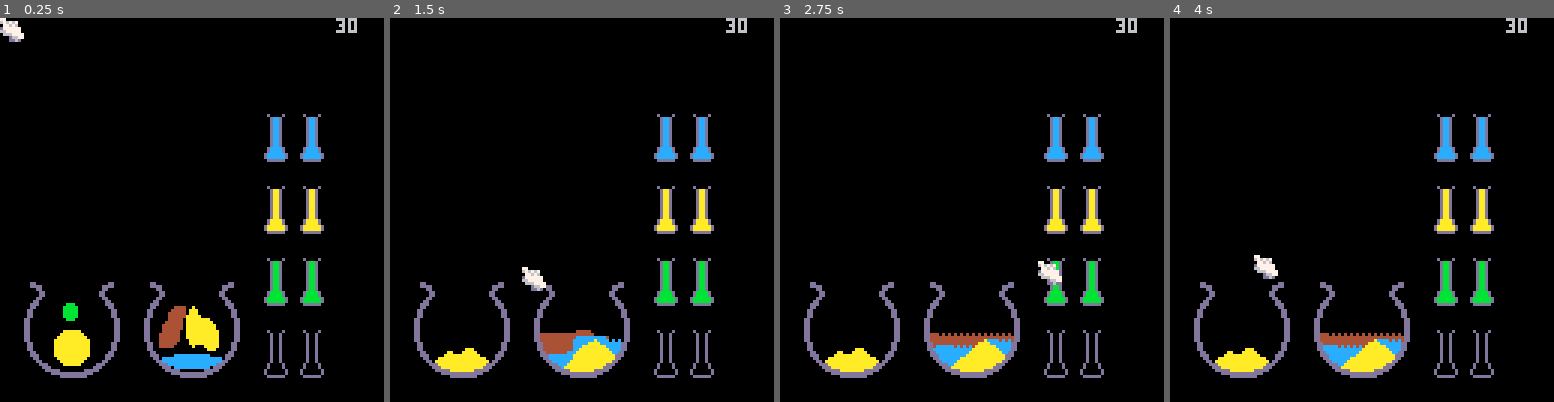
Above: before the commit, frames 1-4 (left to right).
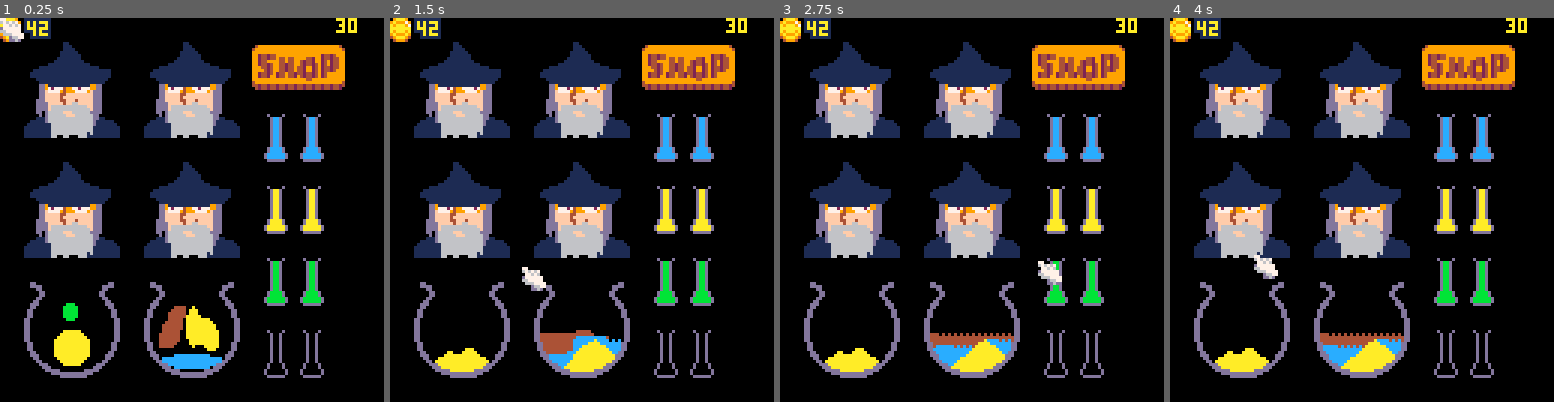
Above: after the commit, the same moments.

Repository: andbalch/cs4730_team_game
Game: PICO-8 cartridge potion.p8
The game is run twice, just before and just after one commit, with the same random seed, the same clock (stepped at 60 frames per second) and the same inputs.
Inputs (mouse positions are in pixels of both pictures, inside the frame that each line leads up to):
- Up to frame 1 (0.25 s): no input
- Up to frame 2 (1.5 s): click (459, 121) at 0.67 s; click (520, 267) at 1.22 s
- Up to frame 3 (2.75 s): click (975, 114) at 1.77 s; click (1037, 259) at 2.32 s
- Up to frame 4 (4 s): click (1492, 106) at 2.87 s; click (1254, 256) at 3.42 s; click (1315, 102) at 3.97 s

The runs differ from the first frame. In frame 1, 19% of the frame differs, in the area x 0-93%, y 0-63%; in frame 2, 19%; in frame 3, 19%; in frame 4, 19%.

Commit message:
More mockup sprites

Diff:
--- a/brew.lua
+++ b/brew.lua
@@ -27,6 +27,16 @@
 end
 
 function brew_draw()
+	-- Draw wizard.
+	local ws=7+4*(flr(t()*2)%2)
+	spr(ws,8,8,4,4)
+	spr(ws,8,48,4,4)
+	spr(ws,48,8,4,4)
+	spr(ws,48,48,4,4)
+
+	-- Draw shop button.
+	spr(132,84,8,4,2)
+
 	-- Draw cauldrons.
 	draw_sim(caul1, caul1_box.x, caul1_box.y)
 	draw_sim(caul2, caul2_box.x, caul2_box.y)
@@ -50,12 +60,14 @@
 		draw_sim(vials[holding],mx+vox,my+voy)
 	end
 
+
+
 	-- Draw frame rate.
 	print(stat(7),112,0)
 
 	-- Print UI.
-	--spr(4,0,0)
-	--oprint(gold,9,1,10)
+	spr(4,0,0)
+	oprint(gold,9,1,10)
 end
 
 -- Procedures --
@@ -82,7 +94,7 @@
 						caul:s(cx,cy,vc)
 						goto transferred
 					-- If the cauldron cell isn't empty and the vial cell is, tranfer it over to the vial.
-					elseif vc==0 and cc~=0 then
+					elseif vc==0 and cc~=0 and cc~=13 then
 						v:s(x,y,cc)
 						caul:s(cx,cy,0)
 						goto transferred
Not shown, changed: 48 lines of the sprite sheet (__gfx__) section of potion.p8
